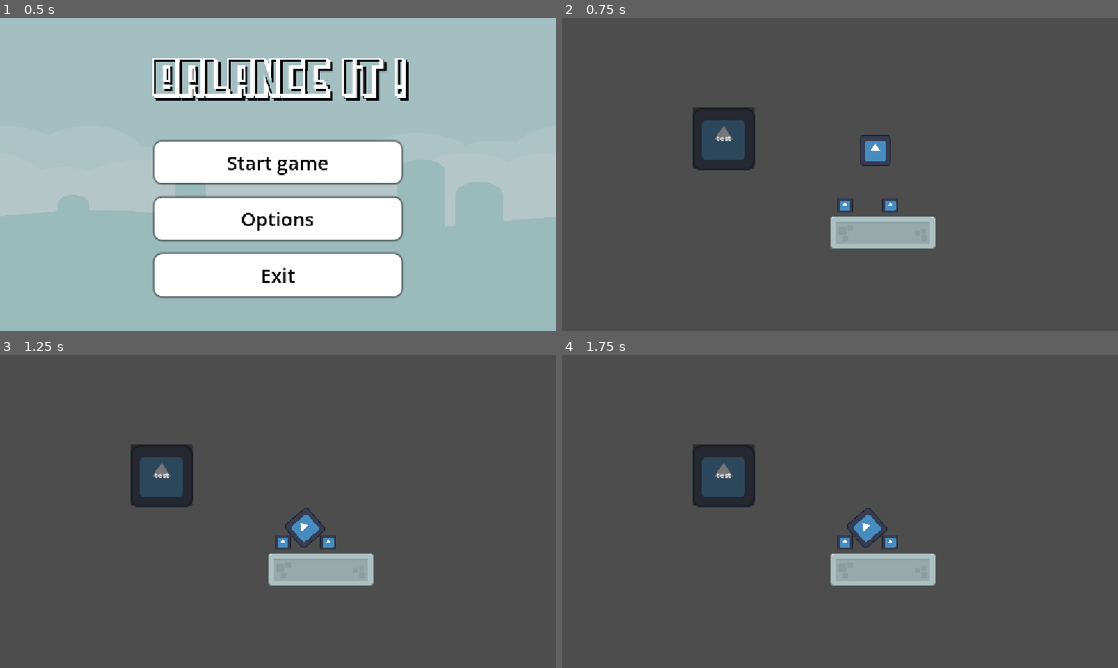
Above: before the commit, frames 1-4 (two rows, left to right).
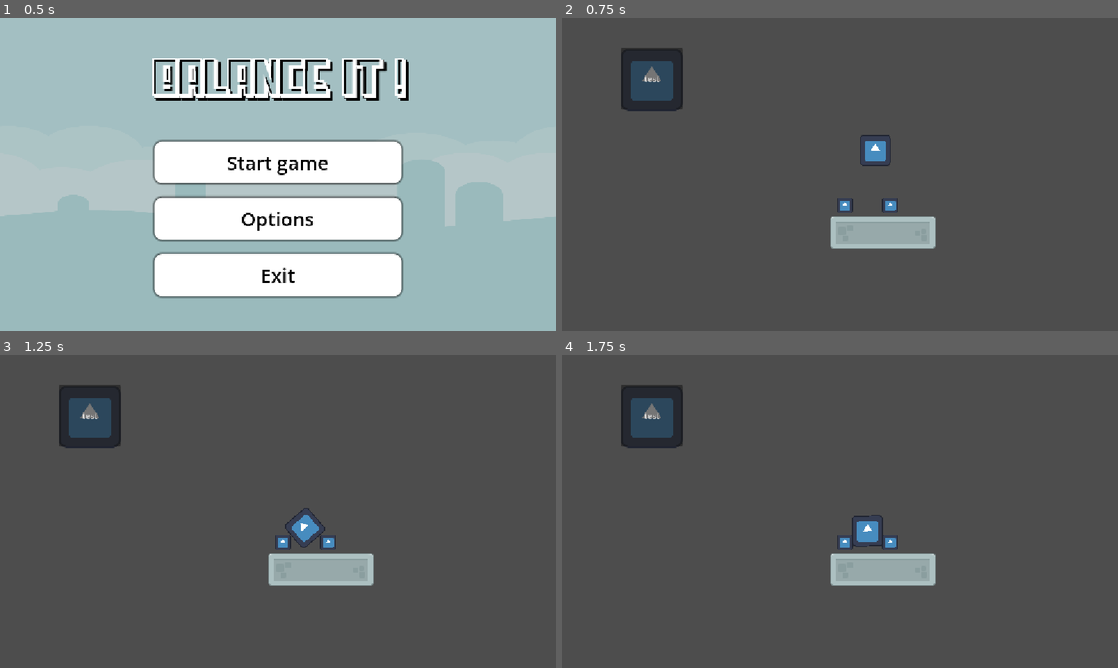
Above: after the commit, the same moments.

Repository: AmirLev426/Balance-It
Game: Godot game, scene res://scenes/main_menu.tscn
Same seed, same stepped clock (60 frames per second), same inputs: the game is played once before the commit and once after it. The engine's default icon, where the game draws it, is replaced by a stand-in: a white triangle on a blue panel in a dark square.
Inputs (mouse positions are in pixels of both pictures, inside the frame that each line leads up to):
- Up to frame 1 (0.5 s): no input
- Up to frame 2 (0.75 s): click "Start game" at 0.5 s
- Up to frame 3 (1.25 s): no input
- Up to frame 4 (1.75 s): click (867, 527) at 1.25 s

Frame 1 is identical in both runs. In frame 2, 4.5% of the frame differs, in the area x 10-35%, y 9-49%; in frame 3, 4.5%; in frame 4, 4.7%, in the area x 10-59%, y 9-62%.

Commit message:
Fixed major bugs
- Changed layer of 'CanvasLayer' so that 'MovableBlock' can be interacted with again.
- Deleted 'Audio' node in 'Game' scene because 'PauseMenu' scene already contain the node.
- Fixed the offset issue of 'MovableBlock' by naming position to global_position.

Diff:
--- a/scenes/game.tscn
+++ b/scenes/game.tscn
@@ -1,14 +1,10 @@
-[gd_scene load_steps=12 format=3 uid="uid://6w47kqrsmhon"]
+[gd_scene load_steps=8 format=3 uid="uid://6w47kqrsmhon"]
 
 [ext_resource type="Script" uid="uid://cenxc21n1a3ro" path="res://scripts/game.gd" id="1_lbhrr"]
 [ext_resource type="Texture2D" uid="uid://6w71fh3mc2ij" path="res://assets/kenney_physics-assets/PNG/Stone elements/elementStone013.png" id="1_lnu2h"]
 [ext_resource type="Texture2D" uid="uid://c1r02n1m56ead" path="res://assets/icon.svg" id="2_lbhrr"]
 [ext_resource type="PackedScene" uid="uid://bv4st2ckwqv5o" path="res://scenes/movable_block.tscn" id="3_lnu2h"]
-[ext_resource type="Script" uid="uid://bkdgqdp8ttj6n" path="res://scripts/audio.gd" id="6_0tnpc"]
 [ext_resource type="PackedScene" uid="uid://dssb1hu8qvte6" path="res://scenes/pause_menu.tscn" id="6_p57ef"]
-[ext_resource type="AudioStream" uid="uid://xntqeyrce18c" path="res://audio/Menu SFX/Coffee1.mp3" id="7_vtaks"]
-[ext_resource type="AudioStream" uid="uid://8tdesnmmukqn" path="res://audio/Menu SFX/Coffee2.mp3" id="8_kvpfn"]
-[ext_resource type="AudioStream" uid="uid://2qkdmg1i6pkh" path="res://audio/90.20s retro game.mp3" id="9_dinhu"]
 
 [sub_resource type="RectangleShape2D" id="RectangleShape2D_fc0e3"]
 size = Vector2(220, 70)
@@ -18,6 +14,12 @@
 
 [node name="Game" type="Node2D"]
 script = ExtResource("1_lbhrr")
+
+[node name="CanvasLayer" type="CanvasLayer" parent="."]
+layer = 0
+
+[node name="PauseMenu" parent="CanvasLayer" instance=ExtResource("6_p57ef")]
+metadata/_edit_use_anchors_ = true
 
 [node name="Camera2D" type="Camera2D" parent="."]
 position = Vector2(-89, -15)
@@ -58,24 +60,8 @@
 [node name="MovableBlock" parent="." instance=ExtResource("3_lnu2h")]
 position = Vector2(-16, -77)
 
-[node name="Audio" type="Node2D" parent="."]
-script = ExtResource("6_0tnpc")
-
-[node name="MenuSFX" type="AudioStreamPlayer2D" parent="Audio"]
-stream = ExtResource("7_vtaks")
-bus = &"SFX"
-
-[node name="MenuSFX2" type="AudioStreamPlayer2D" parent="Audio"]
-stream = ExtResource("8_kvpfn")
-bus = &"SFX"
-
-[node name="Music" type="AudioStreamPlayer2D" parent="Audio"]
-stream = ExtResource("9_dinhu")
-autoplay = true
-bus = &"Music"
-
 [node name="Sprite2D" type="Sprite2D" parent="."]
-position = Vector2(-330, -88)
+position = Vector2(-479, -211)
 texture = ExtResource("2_lbhrr")
 
 [node name="Button" type="Button" parent="Sprite2D"]
@@ -89,8 +75,3 @@
 theme_override_colors/font_hover_color = Color(0, 0.9490196, 0.9490196, 1)
 text = "test"
 metadata/_edit_use_anchors_ = true
-
-[node name="CanvasLayer" type="CanvasLayer" parent="."]
-
-[node name="PauseMenu" parent="CanvasLayer" instance=ExtResource("6_p57ef")]
-metadata/_edit_use_anchors_ = true
--- a/scenes/main_menu.tscn
+++ b/scenes/main_menu.tscn
@@ -362,6 +362,7 @@
 
 [node name="Music" type="AudioStreamPlayer2D" parent="Audio"]
 stream = ExtResource("10_flqon")
+volume_db = -80.0
 autoplay = true
 bus = &"Music"
 
--- a/scenes/movable_block.tscn
+++ b/scenes/movable_block.tscn
@@ -20,10 +20,17 @@
 
 [node name="Button" type="Button" parent="MovableBlock"]
 self_modulate = Color(1, 1, 1, 0)
+anchors_preset = 8
+anchor_left = 0.5
+anchor_top = 0.5
+anchor_right = 0.5
+anchor_bottom = 0.5
 offset_left = -32.0
 offset_top = -32.0
 offset_right = 32.0
 offset_bottom = 32.0
+grow_horizontal = 2
+grow_vertical = 2
 metadata/_edit_use_anchors_ = true
 
 [connection signal="button_down" from="MovableBlock/Button" to="MovableBlock" method="_on_button_button_down"]
--- a/scenes/pause_menu.tscn
+++ b/scenes/pause_menu.tscn
@@ -204,6 +204,7 @@
 
 [node name="Music" type="AudioStreamPlayer2D" parent="Audio"]
 stream = ExtResource("6_knqa7")
+volume_db = -80.0
 autoplay = true
 bus = &"Music"
 
--- a/scripts/game.gd
+++ b/scripts/game.gd
@@ -3,4 +3,4 @@
 @onready var audio: Node2D = $Audio
 
 func _ready():
-	audio.random_sfx()
+	pass
--- a/scripts/main_menu.gd
+++ b/scripts/main_menu.gd
@@ -22,5 +22,5 @@
 	get_tree().quit()
 
 func _on_back_pressed() -> void:
-	_ready()  # réinitialise la visibilité des menus
+	_ready()
 	audio.random_sfx()
--- a/scripts/pause_menu.gd
+++ b/scripts/pause_menu.gd
@@ -1,20 +1,27 @@
 extends Control
+
 @onready var audio: Node2D = $Audio
+
+var is_paused = false
+
 func _ready():
 	$AnimationPlayer.play("RESET")
 	add_to_group("movable")
 
 func resume():
 	$AnimationPlayer.play_backwards("blur")
+	is_paused = false
 
 func pause():
 	$AnimationPlayer.play("blur")
+	is_paused = true
 
 func testEsc():
 	if Input.is_action_just_pressed("escape"):
-		pause()
-	elif Input.is_action_just_pressed("escape"):
-		resume()
+		if !is_paused:
+			pause()
+		else:
+			resume()
 
 func _on_resume_pressed() -> void:
 	audio.random_sfx()
@@ -29,5 +36,6 @@
 	audio.random_sfx()
 	get_tree().quit()
 
+@warning_ignore("unused_parameter")
 func _process(delta):
 	testEsc()
--- a/scripts/rigid_body_2d.gd
+++ b/scripts/rigid_body_2d.gd
@@ -7,15 +7,16 @@
 
 func _process(delta):
 	if dragging:
-		position = get_global_mouse_position() - of
+		global_position = get_global_mouse_position() - of
 
 func _on_button_button_down() -> void:
 	print("DOWN ", self)
+	of = get_global_mouse_position() - global_position
 	dragging = true
 	freeze_mode = RigidBody2D.FREEZE_MODE_KINEMATIC
 	freeze = true
 	if rotation_degrees != 0:
-		rotation_degrees = rotation_degrees - rotation_degrees
+		rotation_degrees = 0
 
 func _on_button_button_up() -> void:
 	print("UP ", self)
